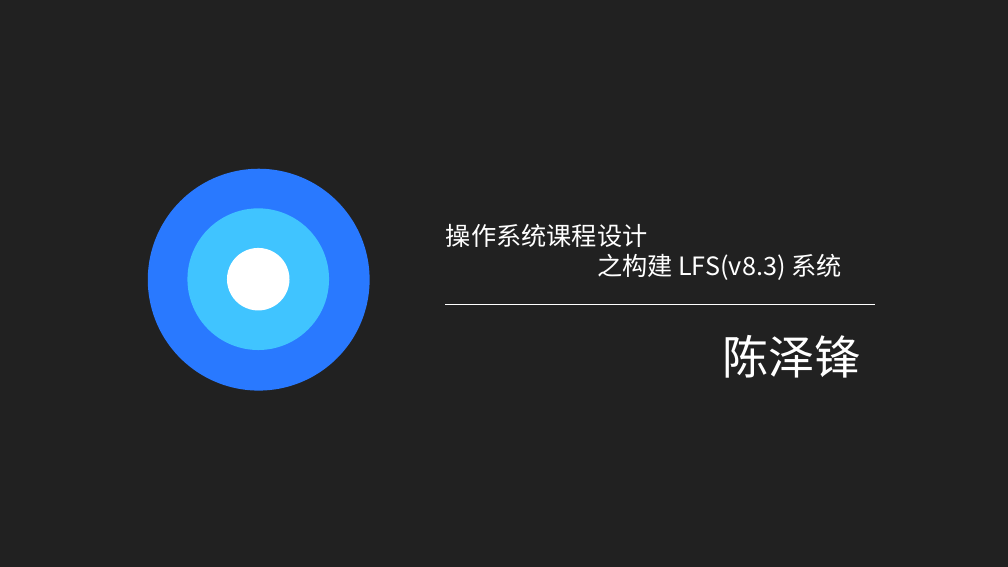
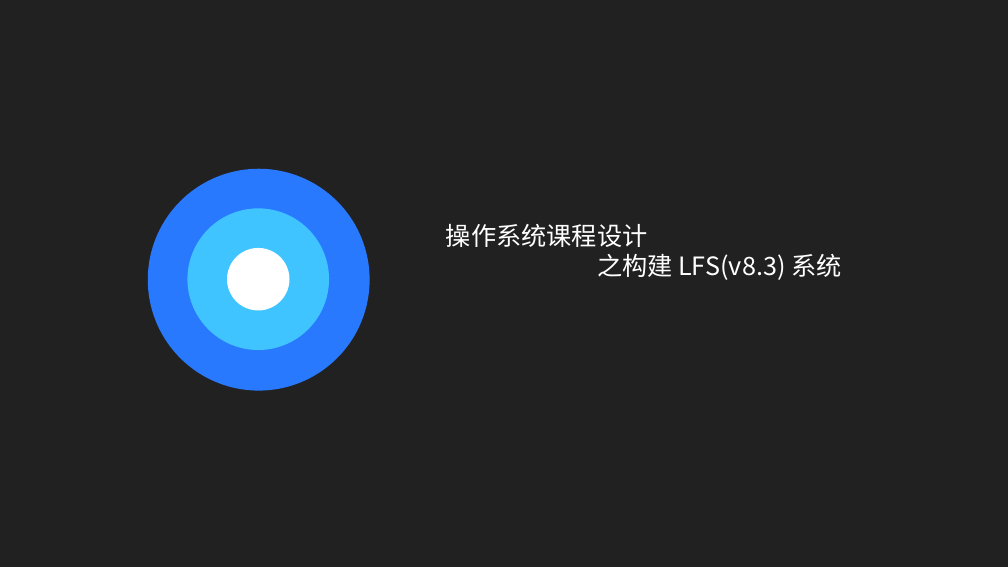
Before and after one commit to 705062791/LFS8.3, a slide deck: slide 1 of doc/操作系统答辩.pptx. Drawn at 1008x567 pixels with LibreOffice and Linux fonts; fonts in the diff are those of the drawing. Boxes give left, top, right and bottom in pixels: in the first picture for what was removed or moved away, otherwise in the second. Text is boxed around its words. In the diff, an @@ line names an element or a change of style, - is before the commit and + after.

Commit message:
update ppt

```diff
--- a/doc/操作系统答辩.pptx
+++ b/doc/操作系统答辩.pptx
@@ line removed from (445, 305) to (875, 305) @@
@@ text removed at [722, 335, 861, 378] @@
-陈泽锋
```
